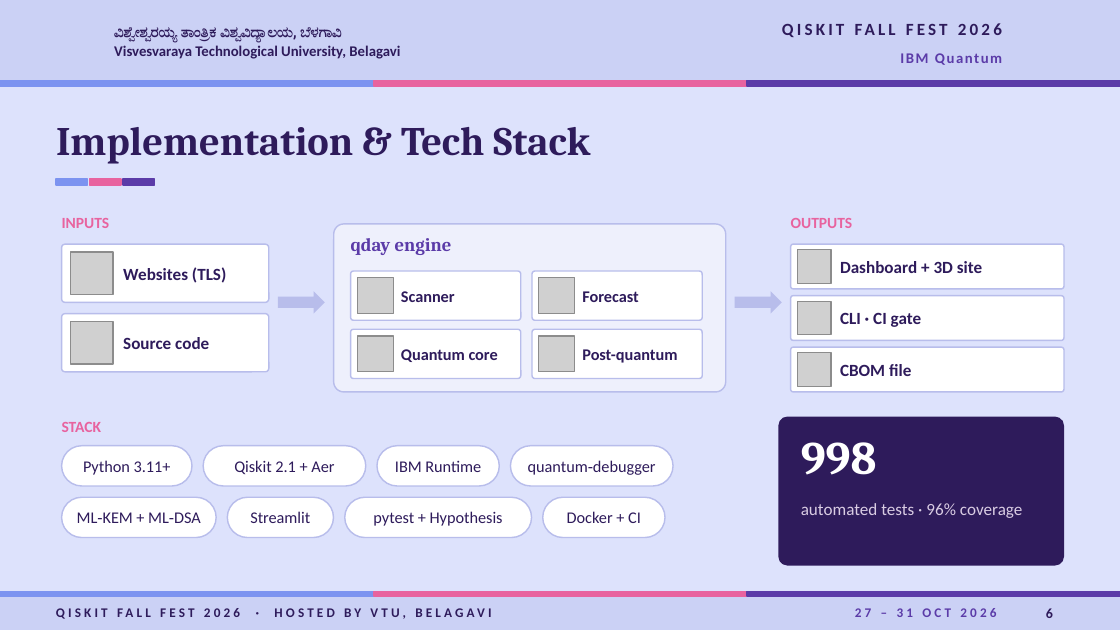
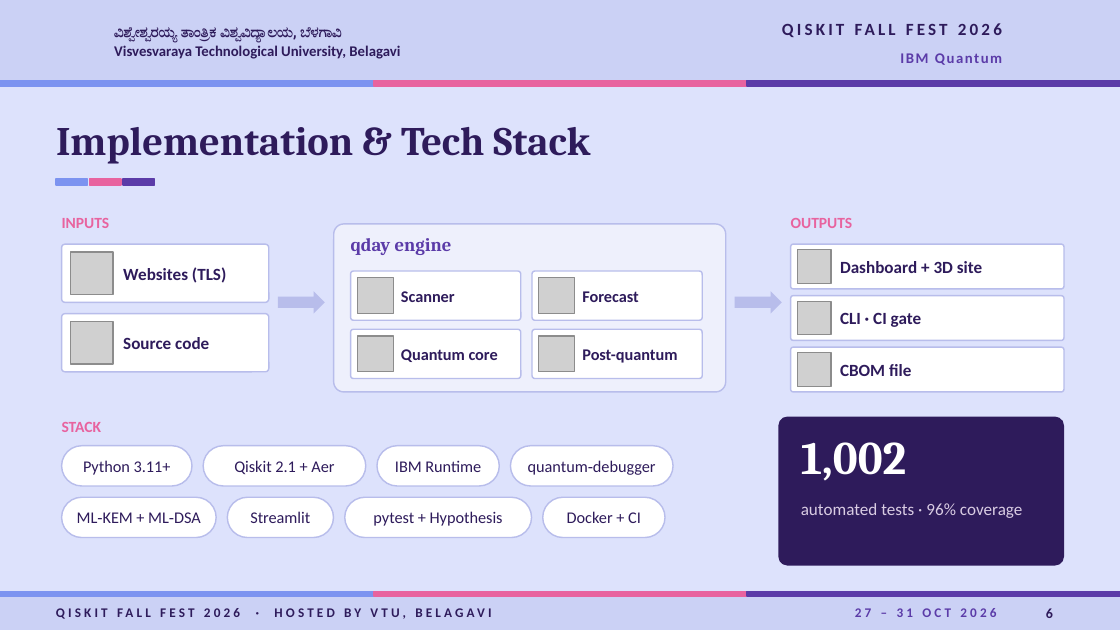
Before and after one commit to Raunakg2005/vtu-hc-straw-hat-pirates, a slide deck: slide 6 of docs/Q-Day_Time_Machine_VTU-QFF-HC-0106.pptx. Drawn at 1120x630 pixels with LibreOffice and Linux fonts; fonts in the diff are those of the drawing; grey boxes stand for pictures; background and template pictures are left out. Boxes give left, top, right and bottom in pixels: in the first picture for what was removed or moved away, otherwise in the second. Text is boxed around its words. In the diff, an @@ line names an element or a change of style, - is before the commit and + after.

```diff
--- a/docs/Q-Day_Time_Machine_VTU-QFF-HC-0106.pptx
+++ b/docs/Q-Day_Time_Machine_VTU-QFF-HC-0106.pptx
@@ text at (x1=801, y1=442, x2=907, y2=480): text changed @@
-998
+1,002
```
Also in this commit, not shown: 1 other slide changed, 8 other files.
